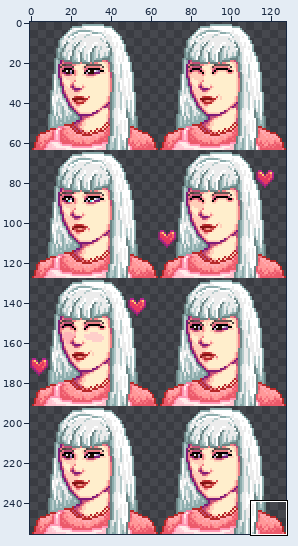
Sprite sheet -- assets/characters/Niko/niko_portraits.png. The first picture is a wide view before the edit; the outline marks the close-up.
Close-up. First the earlier version:
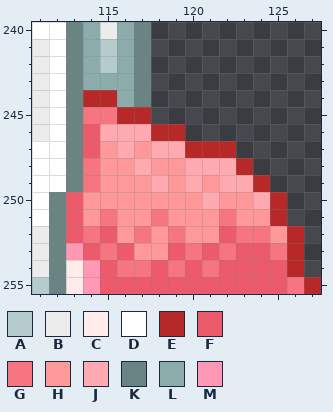
The file is 128x256 pixels. Colours within 5 levels of each other are drawn and written as one. Shown: x 111..127, y 240..255. The commit also changed other parts of the picture, which this record leaves out.
Palette (. is transparent): A #b6cbcb  B #ececec  C #ffecea  D #ffffff  E #b72828  F #ec5a6b  G #f67581  H #ff9898  J #ffaab0  K #6a8383  L #8cacac  M #ff97b5
Pixels before, first column x 111:
240 DDKLBLK..........
241 BDKLALK..........
242 BDKLALK..........
243 BDKLLLK..........
244 BDKEELK..........
245 BDKGGEE..........
246 BDKFJJJEE........
247 DDKFHJHJJEEE.....
248 DDKGHHJHHJJJE....
249 DDKGHHHJHJHJJE...
250 DKFHHHHHHHJHHJE..
251 DKFHGHHGHHHGHHE..
252 BKFGFHGHGHHFGGHE.
253 BKMFGFHHFGFGFFGE.
254 BKCMFGGFGFGFFFFE.
255 AKCMFFFFFFFFFFFGE
After:
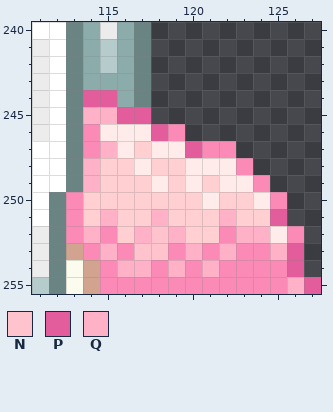
Colours new in this view: N #ffc3ce  P #e35c9c  Q #ffb1c7
The exact change:
Colour C changes from #ffecea to #fbfbee.
Colour F changes from #ec5a6b to #fb8bb6.
Colour H changes from #ff9898 to #ffcfd2.
Colour J changes from #ffaab0 to #ffecea.
Colour M changes from #ff97b5 to #d2a38e.
The edit turns colour E into colour F in row 246 at x 119; in row 247 at x 121 to 122; in row 248 at x 123; in row 249 at x 124; in row 250 at x 125; in row 252 at x 126.
The edit turns colour H into colour J in row 252 at x 125.
The edit turns colour H into colour N in row 252 at x 118; in row 253 at x 117 to 118.
The edit turns colour E into colour P in row 244 at x 114 to 115; in row 245 at x 116 to 117; in row 246 at x 118; in row 247 at x 120; in row 251 at x 125; in rows 253 to 254 at x 126.
The edit turns colour E into colour P in row 255 at x 127.
The edit turns colour G into colour Q in row 245 at x 114 to 115; in rows 248 to 249 at x 114; in row 251 at x 115, 118 and 122; in row 252 at x 114, 117, 119 and 123 to 124; in row 253 at x 115, 120, 122 and 125; in row 254 at x 116 to 117, 119 and 121.
The edit turns colour G into colour Q in row 255 at x 126.
The edit turns colour H into colour Q in row 247 at x 115.
